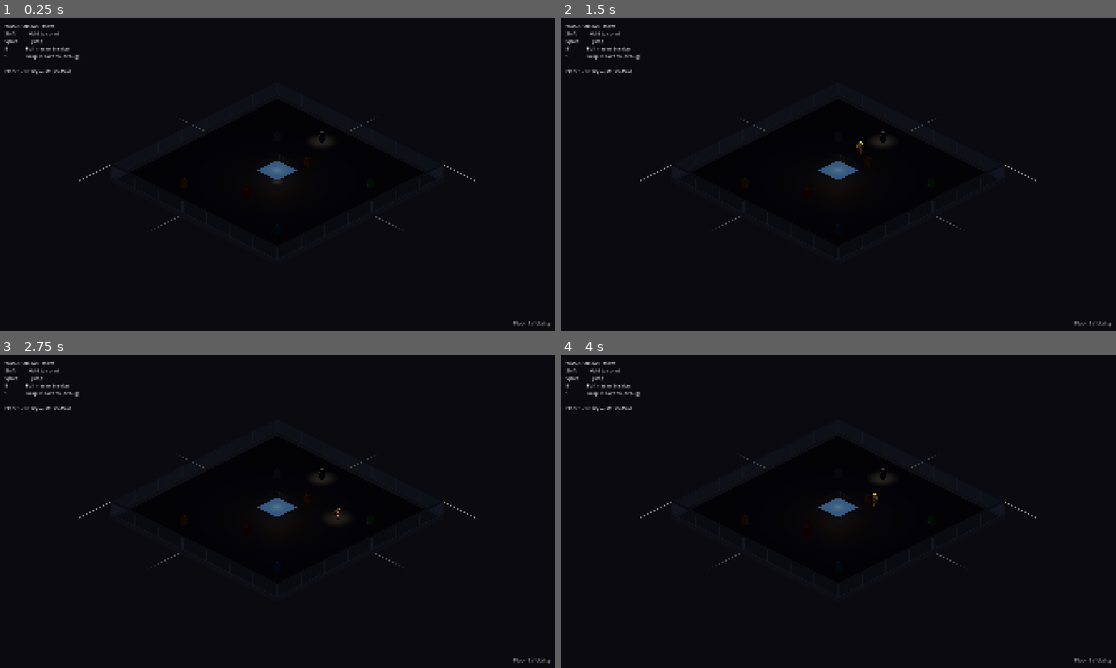
Above: before the commit, frames 1-4 (two rows, left to right).
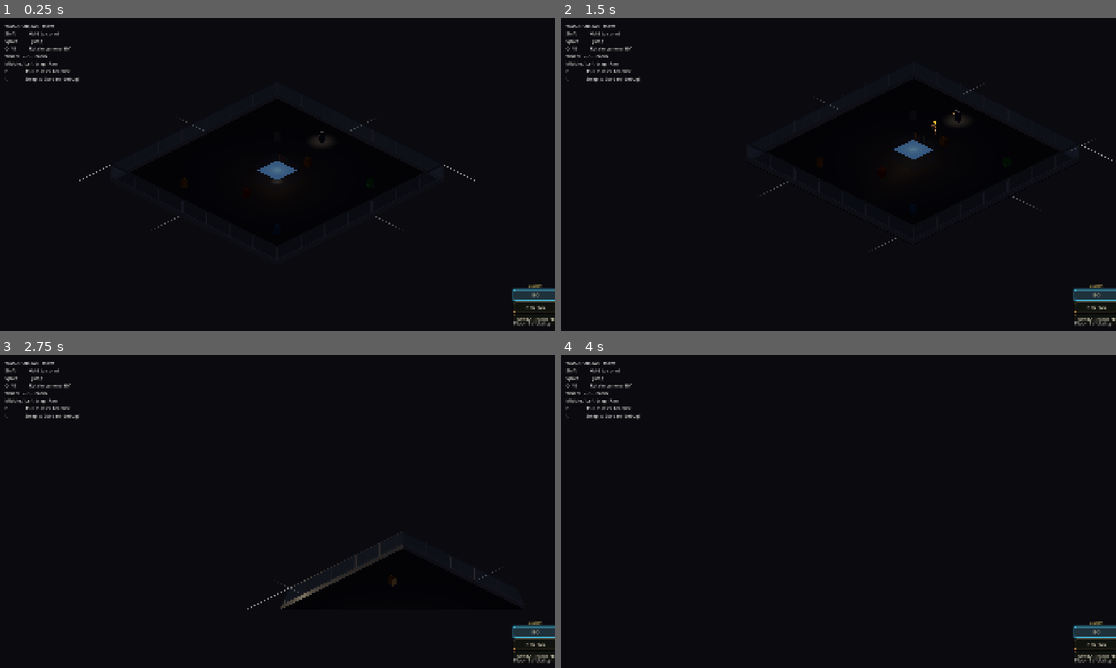
Above: after the commit, the same moments.

Repository: jaredclarkgay/space-tower-iso
Game: Godot game, scene res://scenes/floor_1/floor_1.tscn
Same seed, same stepped clock (60 frames per second), same inputs: the game is played once before the commit and once after it. This scene is started directly instead of the project's main scene.
Inputs (mouse positions are in pixels of both pictures, inside the frame that each line leads up to):
- Up to frame 1 (0.25 s): no input
- Up to frame 2 (1.5 s): tap Enter at 0.5 s; move the mouse to (960, 158) at 0.52 s; hold D (move_right) 0.53-1.25 s; hold Middle mouse button (camera_pan) 0.53-1.25 s; click (960, 158) at 0.67 s; tap Space (jump) at 0.77, 1.25 s; drag from (727, 190) to (810, 237) at 1.27 s
- Up to frame 3 (2.75 s): tap Enter at 2 s; move the mouse to (333, 442) at 2.02 s; hold D (move_right) from 2.03 s (still down); hold R (camera_rotate_right) from 2.03 s (still down); click (333, 442) at 2.17 s
- Up to frame 4 (4 s): release D (move_right) at 2.75 s; release R (camera_rotate_right) at 2.75 s; drag from (810, 574) to (672, 464) at 2.77 s; tap Space (jump) at 3.5, 3.77 s; move the mouse to (1005, 558) at 3.52 s; hold A (move_left) from 3.53 s (still down); hold Mouse wheel down (camera_zoom_out) from 3.53 s (still down); click (1005, 558) at 3.67 s

The runs differ from the first frame. In frame 1, 0.9% of the frame differs, in the area x 0-100%, y 9-97%; in frame 2, 1.7%; in frame 3, 1.7%; in frame 4, 1.2%.

Commit message:
feat(floors): camera unified across floors, modes hud bottom-right, design-system doc
Three operator-driven changes:

Camera unified — Floor 1 now uses iso_camera.gd (same as Garden), so Q/R
rotate, mouse-wheel and =/- zoom, middle/left-drag pan, and the iso /
profile / over-shoulder mode toggle all work identically. iso_camera
gracefully no-ops the dialogue close-up when iso_robot_path is empty,
so Floor 1 (no NPC) doesn't need to fake a robot reference.

Camera modes HUD relocated bottom-right (operator: "they're bumping up
against resources at the moment"). Anchored to bottom-right corner
instead of top-right with a hard-coded 220px offset. Both scenes pick
up the new placement automatically since the script owns the layout.

docs/floor_design_system.md captures the "every floor follows these
rules" baseline operator asked for: 30×30 footprint, FloorChrome
builders, four corner vacuum tubes (or central spine for Floor 1),
iso_camera setup, player follow-spotlight, HUD layout, tap-E grammar,
state-dict-on-GameState pattern. Includes a checklist for adding a new
floor. Linked from CLAUDE.md alongside the canonical briefs.

Co-Authored-By: Claude Opus 4.7 (1M context) <noreply@anthropic.com>

Diff:
--- a/scenes/floor_1/floor_1.tscn
+++ b/scenes/floor_1/floor_1.tscn
@@ -1,7 +1,9 @@
-[gd_scene load_steps=4 format=3]
+[gd_scene load_steps=6 format=3]
 
 [ext_resource type="Script" uid="uid://c6ydytqd24b7r" path="res://scenes/floor_1/floor_1.gd" id="1_floor1"]
 [ext_resource type="Script" uid="uid://dm46xqtctsonh" path="res://scenes/iso_prototype/iso_player.gd" id="2_player"]
+[ext_resource type="Script" uid="uid://bb11cti45smkq" path="res://scenes/iso_prototype/iso_camera.gd" id="3_camera"]
+[ext_resource type="Script" uid="uid://bfi0qubk4rrrh" path="res://scenes/iso_prototype/camera_modes_hud.gd" id="4_cam"]
 
 [sub_resource type="Environment" id="Environment_floor1"]
 background_mode = 1
@@ -43,32 +45,36 @@
 environment = SubResource("Environment_floor1")
 
 [node name="CameraPivot" type="Node3D" parent="."]
-position = Vector3(0, 1, 0)
-rotation_degrees = Vector3(0, -135, 0)
+transform = Transform3D(1, 0, 0, 0, 1, 0, 0, 0, 1, 0, 1, 0)
 
 [node name="Camera3D" type="Camera3D" parent="CameraPivot"]
-position = Vector3(0, 10, 17.3205)
-rotation_degrees = Vector3(-30, 0, 0)
-projection = 1
-size = 40.0
+transform = Transform3D(1, 0, 0, 0, 1, 0, 0, 0, 1, 0, 10, 17.32)
+script = ExtResource("3_camera")
+pivot_path = NodePath("..")
+iso_player_path = NodePath("../../World/IsoPlayer")
 
 [node name="HUD" type="CanvasLayer" parent="."]
 
 [node name="ControlsLabel" type="Label" parent="HUD"]
 offset_left = 20.0
 offset_top = 16.0
-offset_right = 380.0
-offset_bottom = 160.0
+offset_right = 420.0
+offset_bottom = 240.0
 theme_override_colors/font_color = Color(1, 1, 1, 0.92)
 theme_override_colors/font_outline_color = Color(0, 0, 0, 0.85)
 theme_override_constants/outline_size = 6
 text = "WASD / Arrows   Move
 Shift           Hold to sprint
 Space           Jump
+Q / R           Rotate camera 90°
+Wheel · = / -   Zoom
+Middle / Left-drag   Pan
 E               Pull master breaker
-\\               Swap to Garden (debug)
+\\               Swap to Garden (debug)"
 
-Floor 1 / Utility — M1 scaffold"
+[node name="CameraModesHud" type="Control" parent="HUD"]
+mouse_filter = 1
+script = ExtResource("4_cam")
 
 [node name="TitleLabel" type="Label" parent="HUD"]
 anchor_left = 1.0
--- a/scenes/iso_prototype/camera_modes_hud.gd
+++ b/scenes/iso_prototype/camera_modes_hud.gd
@@ -5,7 +5,9 @@
 # polls _gs.camera_mode every frame and tweens the camera to the matching
 # preset.
 #
-# Layout: vertical stack at top-right, just below the Resources panel.
+# Layout: vertical stack anchored bottom-right, well clear of the
+# Resources panel which lives top-right. Operator: "the camera toggles
+# should be on the lower right, they're bumping up against resources".
 
 @onready var _c: Node = get_node("/root/Constants")
 @onready var _gs: Node = get_node("/root/GameState")
@@ -14,7 +16,7 @@
 const _BUTTON_H := 38.0
 const _BUTTON_GAP := 4.0
 const _RIGHT_MARGIN := 20.0
-const _TOP_OFFSET := 220.0           # below the Resources panel
+const _BOTTOM_MARGIN := 20.0
 
 var _buttons: Dictionary = {}        # mode_key -> { root, label }
 var _style_idle: StyleBoxFlat
@@ -33,16 +35,19 @@
 	var n: int = entries.size()
 	var total_h: float = n * _BUTTON_H + (n - 1) * _BUTTON_GAP
 
+	# Account for the header label that sits above the buttons.
+	var header_h: float = 18.0
+	var stack_h: float = total_h + header_h + 4.0
 	mouse_filter = Control.MOUSE_FILTER_PASS
-	custom_minimum_size = Vector2(_BUTTON_W, total_h)
+	custom_minimum_size = Vector2(_BUTTON_W, stack_h)
 	anchor_left = 1.0
 	anchor_right = 1.0
-	anchor_top = 0.0
-	anchor_bottom = 0.0
+	anchor_top = 1.0
+	anchor_bottom = 1.0
 	offset_left = -(_BUTTON_W + _RIGHT_MARGIN)
 	offset_right = -_RIGHT_MARGIN
-	offset_top = _TOP_OFFSET
-	offset_bottom = _TOP_OFFSET + total_h
+	offset_top = -(stack_h + _BOTTOM_MARGIN)
+	offset_bottom = -_BOTTOM_MARGIN
 
 	var vbox := VBoxContainer.new()
 	vbox.add_theme_constant_override("separation", int(_BUTTON_GAP))
Not shown, changed: CLAUDE.md
Not shown, added: docs/floor_design_system.md
